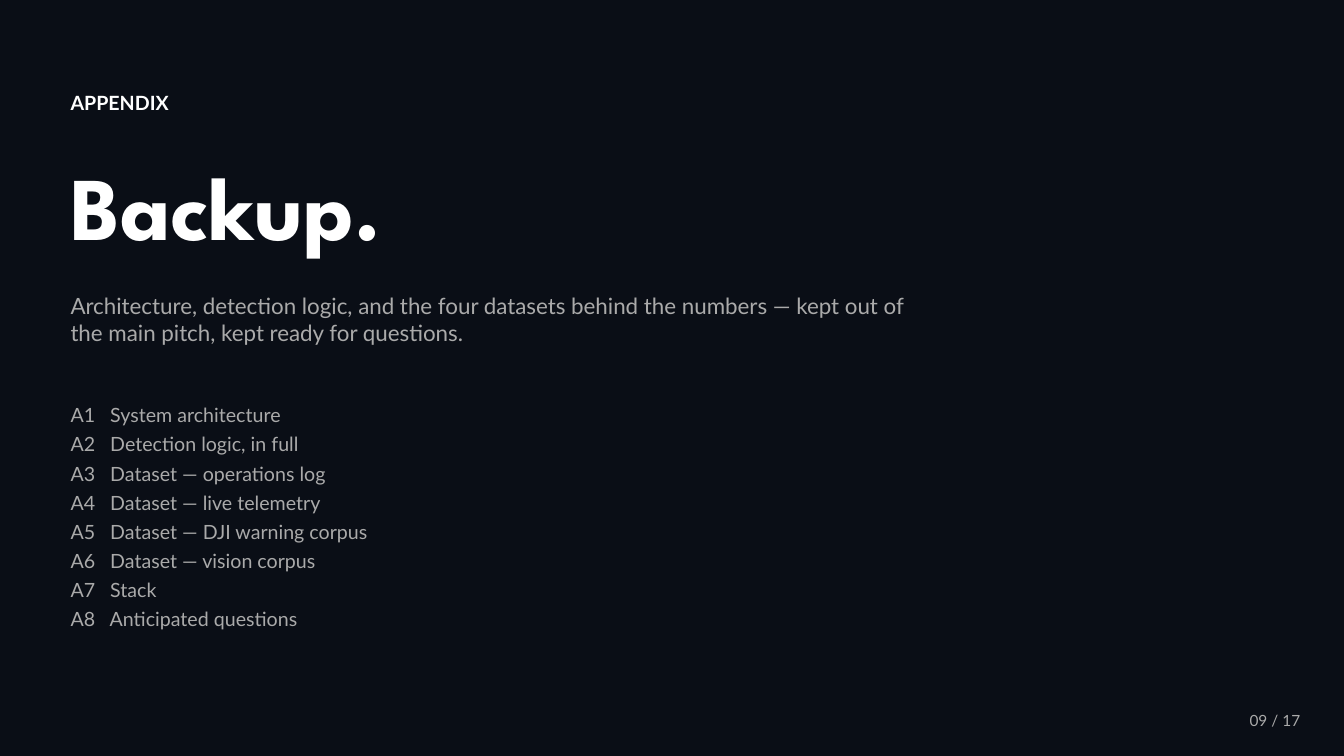
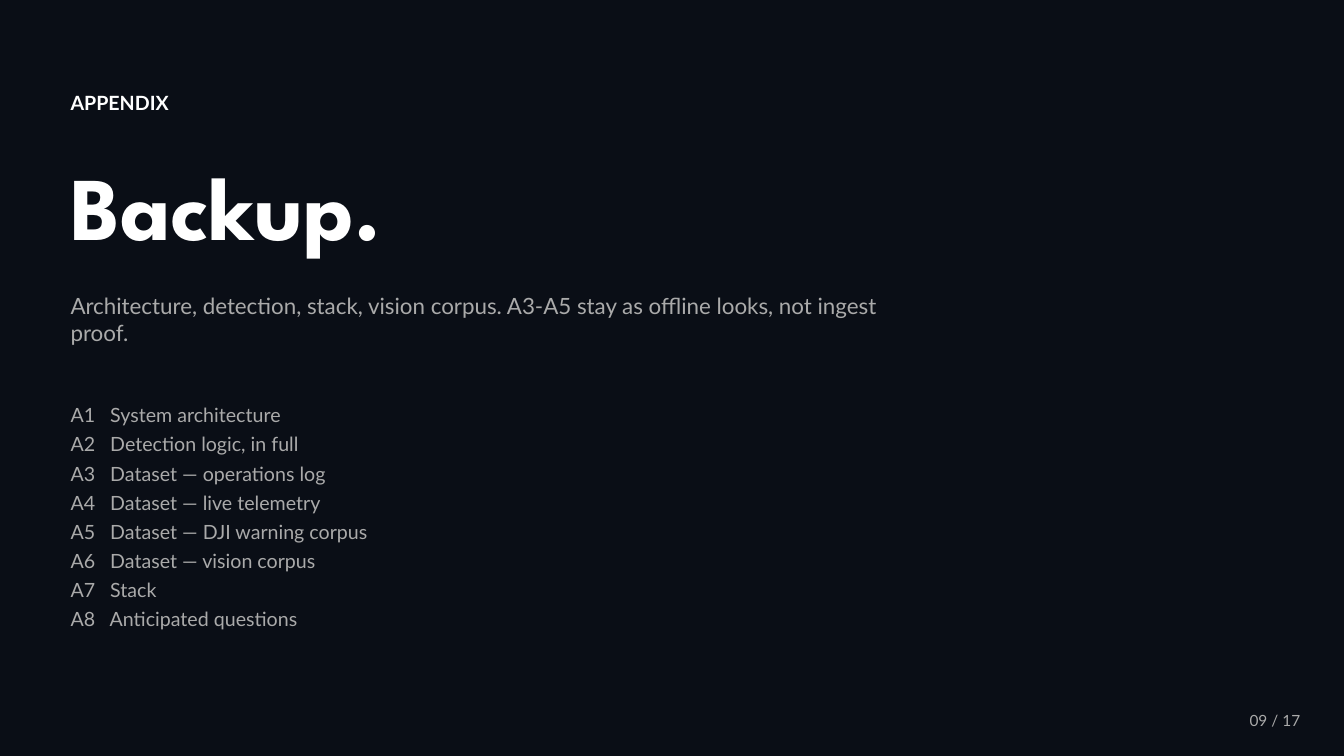
Before and after one commit to Sea1vester/WISL-Singapore-Defence-Tech-Hackathon, a slide deck: slide 9 of WISL_Pitch_Deck.pptx. Drawn at 1344x756 pixels with LibreOffice and Linux fonts; fonts in the diff are those of the drawing. Boxes give left, top, right and bottom in pixels: in the first picture for what was removed or moved away, otherwise in the second. Text is boxed around its words. In the diff, an @@ line names an element or a change of style, - is before the commit and + after.

Commit message:
Update pitch slides and ignore large local datasets.
Drop the 909MB telemetry zip and other local junk from git so GitHub will accept the push.

```diff
--- a/WISL_Pitch_Deck.pptx
+++ b/WISL_Pitch_Deck.pptx
@@ text at [71, 297, 877, 345]: text changed @@
-Architecture, detection logic, and the four datasets behind the numbers — kept out of the main pitch, kept ready for questions.
+Architecture, detection, stack, vision corpus. A3-A5 stay as offline looks, not ingest proof.
```
Also in this commit, not shown: 6 other slides changed, 2 slides added, 2 slides removed, 4 other files.
